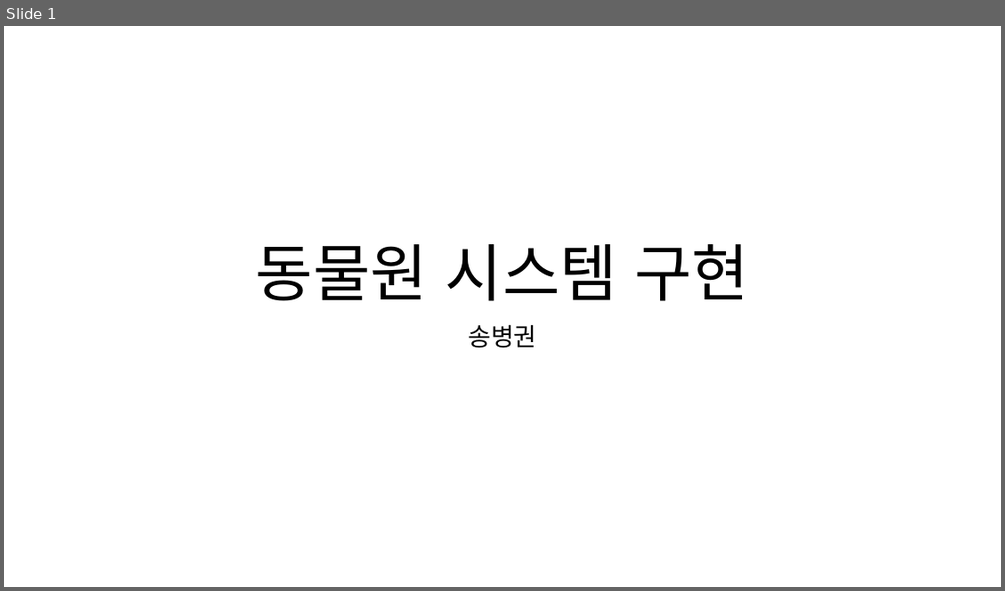
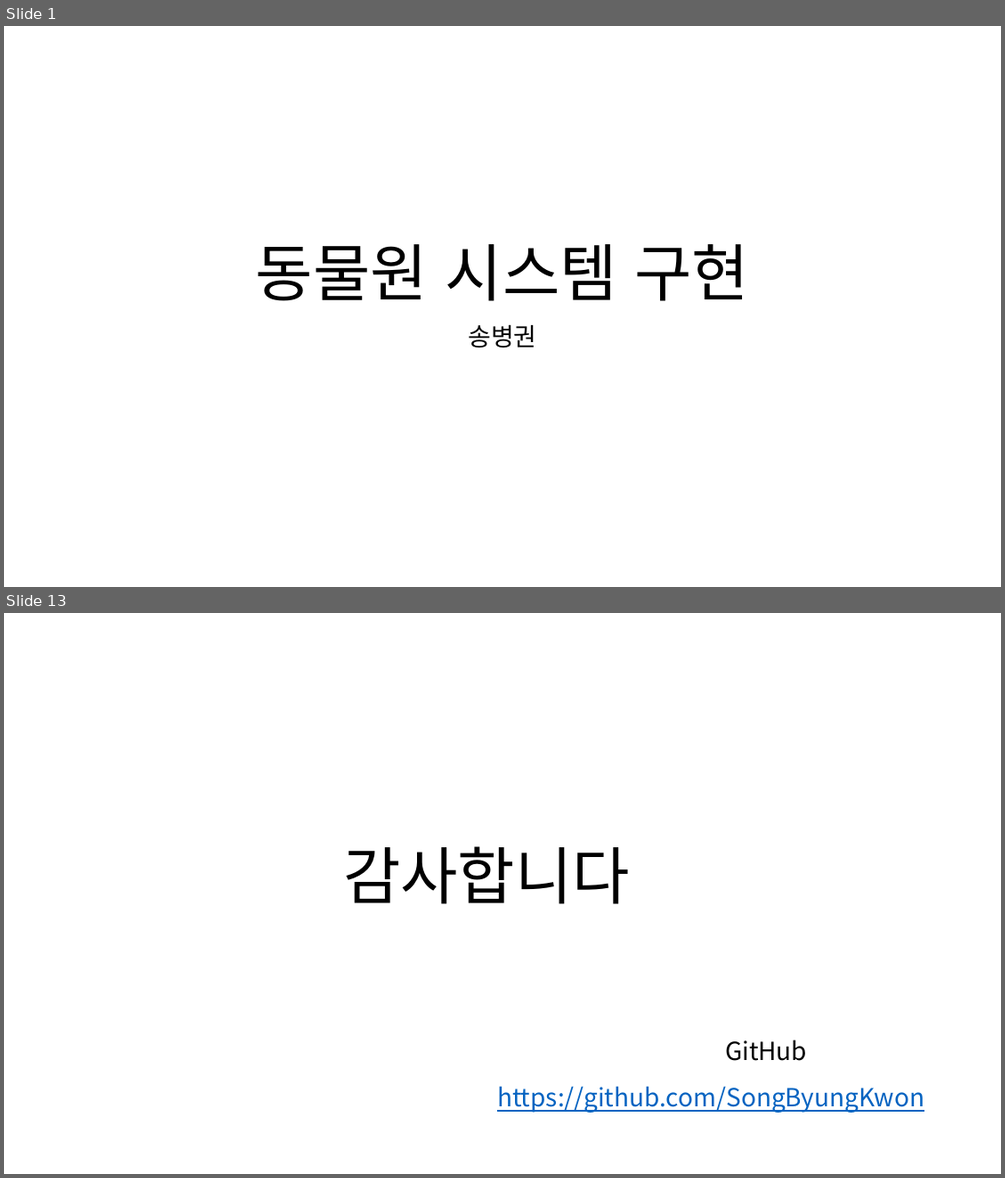
Before and after one commit to SongByungKwon/Frist-P, a slide deck: P/doc/동물원 시스템 구현.pptx. Shown one above the other, each under a label of ours: slide 1 before the commit, slides 1 and 13 after it; the slides between them are not shown. The pictures are 1005x591 and 1005x1178 pixels, drawn with LibreOffice and Linux fonts; fonts in the diff are those of the drawing. Boxes give left, top, right and bottom in pixels: in the first picture for what was removed or moved away, otherwise in the second. Text is boxed around its words. In the diff, an @@ line names an element or a change of style, - is before the commit and + after.

```diff
--- a/P/doc/동물원 시스템 구현.pptx
+++ b/P/doc/동물원 시스템 구현.pptx
@@ slide 13 added at (4,613,1001,1174), background #FFFFFF @@
@@ title added at (343,846,630,904), 60 pt, text #000000 @@
+감사합니다
@@ text added at (725,1039,807,1061), 24 pt, text #000000 @@
+GitHub
@@ subtitle added at (497,1086,924,1112), 24 pt, text #0563C1, underline @@
+https://github.com/SongByungKwon
```
Also in this commit, not shown: 5 slides changed, 6 other slides added, 3 slides removed, 5 other files.
